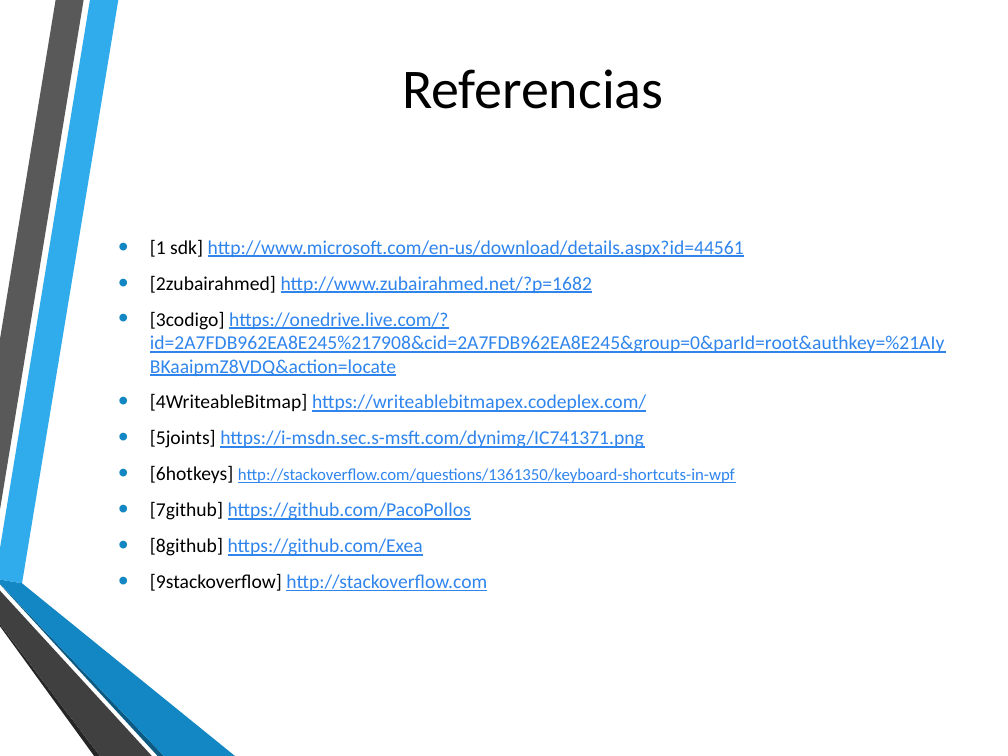
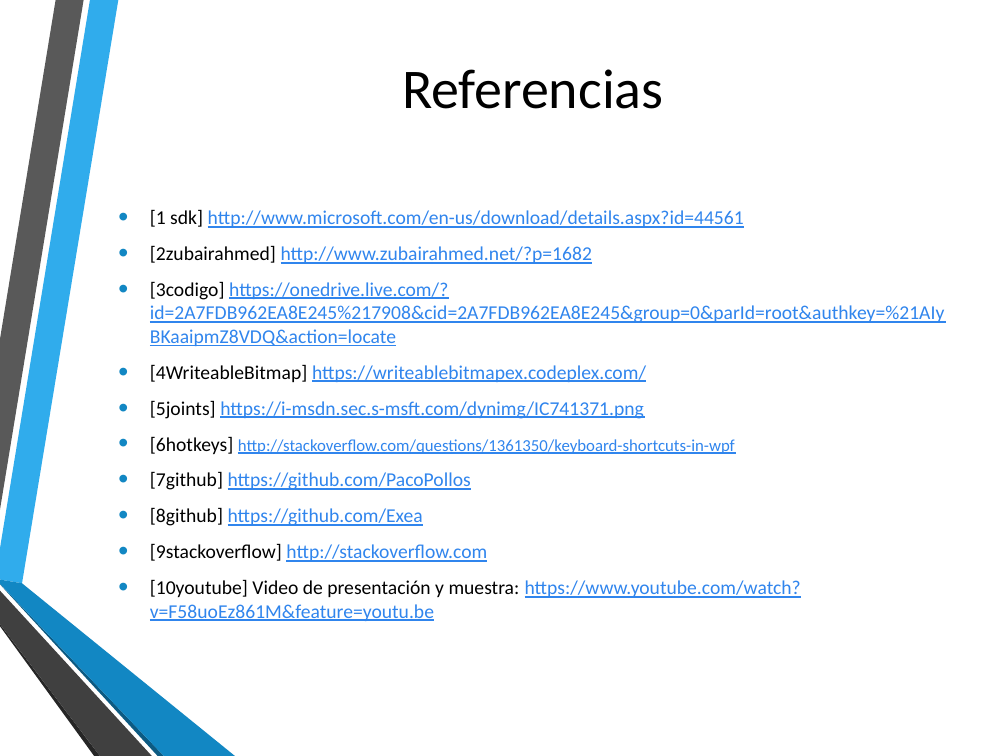
Before and after one commit to FPerezHernandez92/NPI-Kinect-v2, a slide deck: slide 16 of Presentación Práctica 1.pptx. Drawn at 1008x756 pixels with LibreOffice and Linux fonts; fonts in the diff are those of the drawing; background and template pictures are left out. Boxes give left, top, right and bottom in pixels: in the first picture for what was removed or moved away, otherwise in the second. Text is boxed around its words. In the diff, an @@ line names an element or a change of style, - is before the commit and + after.

```diff
--- a/Presentación Práctica 1.pptx
+++ b/Presentación Práctica 1.pptx
@@ text at [150,579,801,621]: paragraph added @@
+• [10youtube] Video de presentación y muestra: https://www.youtube.com/watch?v=F58uoEz861M&feature=youtu.be
```
Also in this commit, not shown: 2 other files.
